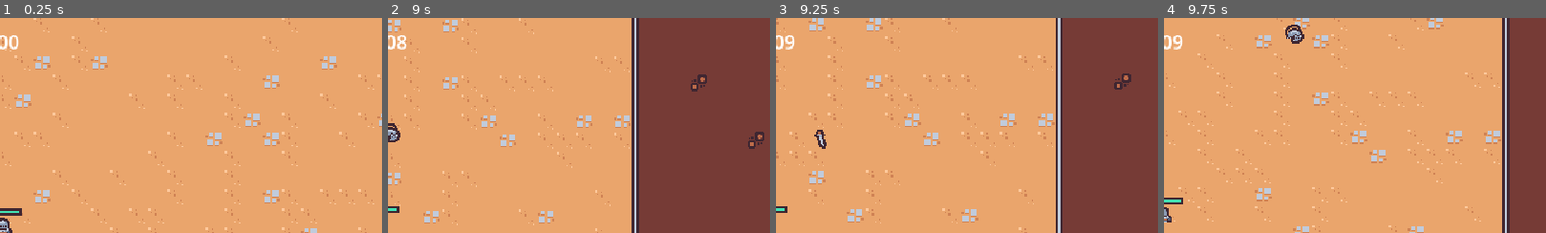
Above: before the commit, frames 1-4 (left to right).
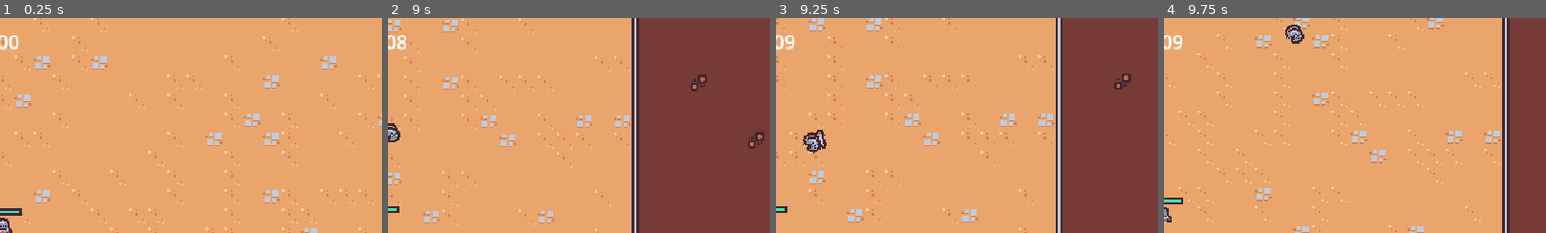
Above: after the commit, the same moments.

Repository: MidniteRunStudios/didactic-sniffle
Game: Godot game, scene res://scenes/main/main.tscn
The game is run twice, just before and just after one commit, with the same random seed, the same clock (stepped at 60 frames per second) and the same inputs.
Inputs (mouse positions are % of the whole screen's width and height, from its top left):
- Up to frame 1 (0.25 s): no input
- Up to frame 2 (9 s): move the mouse to (72, 45) at 0.52 s; press the mouse at (72, 45) at 0.53 s; hold D (move_right) 0.53-1.28 s; move the mouse to (30, 55) at 1.27 s; release the mouse at (30, 55) at 1.28 s; hold S (move_down) 1.28-2.03 s; click (30, 55) at 1.35 s; move the mouse to (60, 28) at 2.02 s; press the mouse at (60, 28) at 2.03 s; hold D (move_right) 2.03-2.78 s; move the mouse to (45, 70) at 2.77 s; release the mouse at (45, 70) at 2.78 s; hold W (move_up) 2.78-3.53 s; click (45, 70) at 2.85 s; move the mouse to (80, 65) at 3.52 s; press the mouse at (80, 65) at 3.53 s; hold A (move_left) 3.53-5.03 s; move the mouse to (20, 35) at 4.27 s; release the mouse at (20, 35) at 4.28 s; click (20, 35) at 4.35 s; move the mouse to (55, 50) at 5.02 s; press the mouse at (55, 50) at 5.03 s; hold S (move_down) 5.03-5.78 s; move the mouse to (35, 25) at 5.77 s; release the mouse at (35, 25) at 5.78 s; hold D (move_right) 5.78-6.53 s; click (35, 25) at 5.85 s; move the mouse to (72, 45) at 6.52 s; press the mouse at (72, 45) at 6.53 s; hold W (move_up) 6.53-7.28 s; move the mouse to (30, 55) at 7.27 s; release the mouse at (30, 55) at 7.28 s; hold D (move_right) 7.28-8.03 s; click (30, 55) at 7.35 s; move the mouse to (60, 28) at 8.02 s; press the mouse at (60, 28) at 8.03 s; hold S (move_down) 8.03-8.78 s; move the mouse to (45, 70) at 8.77 s; release the mouse at (45, 70) at 8.78 s; hold A (move_left) from 8.78 s (still down); click (45, 70) at 8.85 s
- Up to frame 3 (9.25 s): keep holding A (move_left)
- Up to frame 4 (9.75 s): move the mouse to (80, 65) at 9.52 s; release A (move_left) at 9.53 s; press the mouse at (80, 65) at 9.53 s; hold W (move_up) from 9.53 s (still down)
The pictures show only the part of the screen within x 50-100%, y 0-50%; the shares and areas given below are measured in that part.

Frames 1-2 are identical in both runs. In frame 3, 0.3% of the frame differs, in the area x 7-12%, y 52-64%; in frame 4, nothing differs.

Commit message:
added death animation

Diff:
--- /dev/null
+++ b/scenes/component/death/death_component.gd
@@ -0,0 +1,21 @@
+extends Node2D
+
+@export var health_component : Node
+@export var sprite : Sprite2D
+
+func _ready():
+	health_component.died.connect(on_died)
+	$GPUParticles2D.texture = sprite.texture
+
+func on_died():
+	if owner == null || not owner is Node2D:
+		return
+	var spawn_position = owner.global_position
+
+
+	var entities= get_tree().get_first_node_in_group("entities_layer")
+	get_parent().remove_child(self)
+	entities.add_child(self)
+
+	global_position = spawn_position
+	$AnimationPlayer.play("default")
--- /dev/null
+++ b/scenes/component/death/death_component.tscn
@@ -0,0 +1,92 @@
+[gd_scene load_steps=9 format=3 uid="uid://dlqoebgln1oti"]
+
+[ext_resource type="Texture2D" uid="uid://cd4x7qvt0uv1v" path="res://scenes/game_object/basic_enemy/basic_enemy.png" id="1_0cbct"]
+[ext_resource type="Script" path="res://scenes/component/death/death_component.gd" id="1_y6dyu"]
+
+[sub_resource type="Animation" id="Animation_gdlgp"]
+resource_name = "default"
+tracks/0/type = "value"
+tracks/0/imported = false
+tracks/0/enabled = true
+tracks/0/path = NodePath("GPUParticles2D:emitting")
+tracks/0/interp = 1
+tracks/0/loop_wrap = true
+tracks/0/keys = {
+"times": PackedFloat32Array(0),
+"transitions": PackedFloat32Array(1),
+"update": 1,
+"values": [true]
+}
+tracks/1/type = "method"
+tracks/1/imported = false
+tracks/1/enabled = true
+tracks/1/path = NodePath(".")
+tracks/1/interp = 1
+tracks/1/loop_wrap = true
+tracks/1/keys = {
+"times": PackedFloat32Array(1),
+"transitions": PackedFloat32Array(1),
+"values": [{
+"args": [],
+"method": &"queue_free"
+}]
+}
+
+[sub_resource type="Animation" id="Animation_i8gng"]
+length = 0.001
+tracks/0/type = "value"
+tracks/0/imported = false
+tracks/0/enabled = true
+tracks/0/path = NodePath("GPUParticles2D:emitting")
+tracks/0/interp = 1
+tracks/0/loop_wrap = true
+tracks/0/keys = {
+"times": PackedFloat32Array(0),
+"transitions": PackedFloat32Array(1),
+"update": 1,
+"values": [false]
+}
+
+[sub_resource type="AnimationLibrary" id="AnimationLibrary_ie2rt"]
+_data = {
+"RESET": SubResource("Animation_i8gng"),
+"default": SubResource("Animation_gdlgp")
+}
+
+[sub_resource type="Curve" id="Curve_nynf4"]
+_data = [Vector2(0, 1), 0.0, 0.0, 0, 0, Vector2(0.6, 1), 0.0, 0.0, 0, 0, Vector2(1, 0), 0.0, 0.0, 0, 0]
+point_count = 3
+
+[sub_resource type="CurveTexture" id="CurveTexture_cp266"]
+curve = SubResource("Curve_nynf4")
+
+[sub_resource type="ParticleProcessMaterial" id="ParticleProcessMaterial_jl4dd"]
+particle_flag_disable_z = true
+direction = Vector3(0, -1, 0)
+spread = 30.0
+gravity = Vector3(0, 800, 0)
+initial_velocity_min = 175.0
+initial_velocity_max = 250.0
+angular_velocity_min = -1440.0
+angular_velocity_max = 1440.0
+orbit_velocity_min = 0.0
+orbit_velocity_max = 0.0
+scale_curve = SubResource("CurveTexture_cp266")
+
+[node name="DeathComponent" type="Node2D"]
+script = ExtResource("1_y6dyu")
+
+[node name="AnimationPlayer" type="AnimationPlayer" parent="."]
+libraries = {
+"": SubResource("AnimationLibrary_ie2rt")
+}
+
+[node name="GPUParticles2D" type="GPUParticles2D" parent="."]
+emitting = false
+amount = 1
+process_material = SubResource("ParticleProcessMaterial_jl4dd")
+texture = ExtResource("1_0cbct")
+lifetime = 0.5
+one_shot = true
+fixed_fps = 0
+interpolate = false
--- a/scenes/game_object/basic_enemy/basic_enemy.tscn
+++ b/scenes/game_object/basic_enemy/basic_enemy.tscn
@@ -1,10 +1,73 @@
-[gd_scene load_steps=8 format=3 uid="uid://bnquh01njm0so"]
+[gd_scene load_steps=12 format=3 uid="uid://bnquh01njm0so"]
 
 [ext_resource type="Script" path="res://scenes/game_object/basic_enemy/basic_enemy.gd" id="1_yqtwr"]
 [ext_resource type="Texture2D" uid="uid://cd4x7qvt0uv1v" path="res://scenes/game_object/basic_enemy/basic_enemy.png" id="2_5x6d0"]
 [ext_resource type="PackedScene" uid="uid://mqdpm46s6olk" path="res://scenes/component/health/health_component.tscn" id="2_tpylg"]
 [ext_resource type="PackedScene" uid="uid://uypncxu55bvv" path="res://scenes/component/health/vial_drop_component.tscn" id="3_wpkls"]
+[ext_resource type="PackedScene" uid="uid://dlqoebgln1oti" path="res://scenes/component/death/death_component.tscn" id="4_f2yka"]
 [ext_resource type="PackedScene" uid="uid://0mw1cvk2f8ry" path="res://scenes/component/health/hurt_box_component.tscn" id="4_jq7fo"]
+
+[sub_resource type="Animation" id="Animation_fv3mb"]
+length = 0.001
+tracks/0/type = "value"
+tracks/0/imported = false
+tracks/0/enabled = true
+tracks/0/path = NodePath("Node2D/Sprite2D:position")
+tracks/0/interp = 1
+tracks/0/loop_wrap = true
+tracks/0/keys = {
+"times": PackedFloat32Array(0),
+"transitions": PackedFloat32Array(1),
+"update": 0,
+"values": [Vector2(0, 0)]
+}
+tracks/1/type = "value"
+tracks/1/imported = false
+tracks/1/enabled = true
+tracks/1/path = NodePath("Node2D/Sprite2D:rotation")
+tracks/1/interp = 1
+tracks/1/loop_wrap = true
+tracks/1/keys = {
+"times": PackedFloat32Array(0),
+"transitions": PackedFloat32Array(1),
+"update": 0,
+"values": [0.0]
+}
+
+[sub_resource type="Animation" id="Animation_wivs1"]
+resource_name = "walk"
+length = 0.4
+loop_mode = 1
+tracks/0/type = "value"
+tracks/0/imported = false
+tracks/0/enabled = true
+tracks/0/path = NodePath("Node2D/Sprite2D:position")
+tracks/0/interp = 2
+tracks/0/loop_wrap = true
+tracks/0/keys = {
+"times": PackedFloat32Array(0, 0.1, 0.3),
+"transitions": PackedFloat32Array(1, 1, 1),
+"update": 0,
+"values": [Vector2(0, 0), Vector2(-1, 0), Vector2(1, 1)]
+}
+tracks/1/type = "value"
+tracks/1/imported = false
+tracks/1/enabled = true
+tracks/1/path = NodePath("Node2D/Sprite2D:rotation")
+tracks/1/interp = 2
+tracks/1/loop_wrap = true
+tracks/1/keys = {
+"times": PackedFloat32Array(0, 0.1, 0.2, 0.3),
+"transitions": PackedFloat32Array(1, 1, 1, 1),
+"update": 0,
+"values": [0.261799, -0.261799, 0.261799, -0.261799]
+}
+
+[sub_resource type="AnimationLibrary" id="AnimationLibrary_ppaun"]
+_data = {
+"RESET": SubResource("Animation_fv3mb"),
+"walk": SubResource("Animation_wivs1")
+}
 
 [sub_resource type="CircleShape2D" id="CircleShape2D_r7of5"]
 radius = 12.0
@@ -18,10 +81,19 @@
 motion_mode = 1
 script = ExtResource("1_yqtwr")
 
+[node name="AnimationPlayer" type="AnimationPlayer" parent="."]
+libraries = {
+"": SubResource("AnimationLibrary_ppaun")
+}
+
 [node name="HealthComponent" parent="." instance=ExtResource("2_tpylg")]
 
 [node name="VialDropComponent" parent="." node_paths=PackedStringArray("health_component") instance=ExtResource("3_wpkls")]
 health_component = NodePath("../HealthComponent")
+
+[node name="DeathComponent" parent="." node_paths=PackedStringArray("health_component", "sprite") instance=ExtResource("4_f2yka")]
+health_component = NodePath("../HealthComponent")
+sprite = NodePath("../Node2D/Sprite2D")
 
 [node name="HurtBoxComponent" parent="." node_paths=PackedStringArray("health_component") instance=ExtResource("4_jq7fo")]
 health_component = NodePath("../HealthComponent")
@@ -32,7 +104,9 @@
 position = Vector2(0, -2)
 shape = SubResource("CircleShape2D_r7of5")
 
-[node name="Sprite2D" type="Sprite2D" parent="."]
+[node name="Node2D" type="Node2D" parent="."]
+
+[node name="Sprite2D" type="Sprite2D" parent="Node2D"]
 texture = ExtResource("2_5x6d0")
 offset = Vector2(0, -2.38)
 
